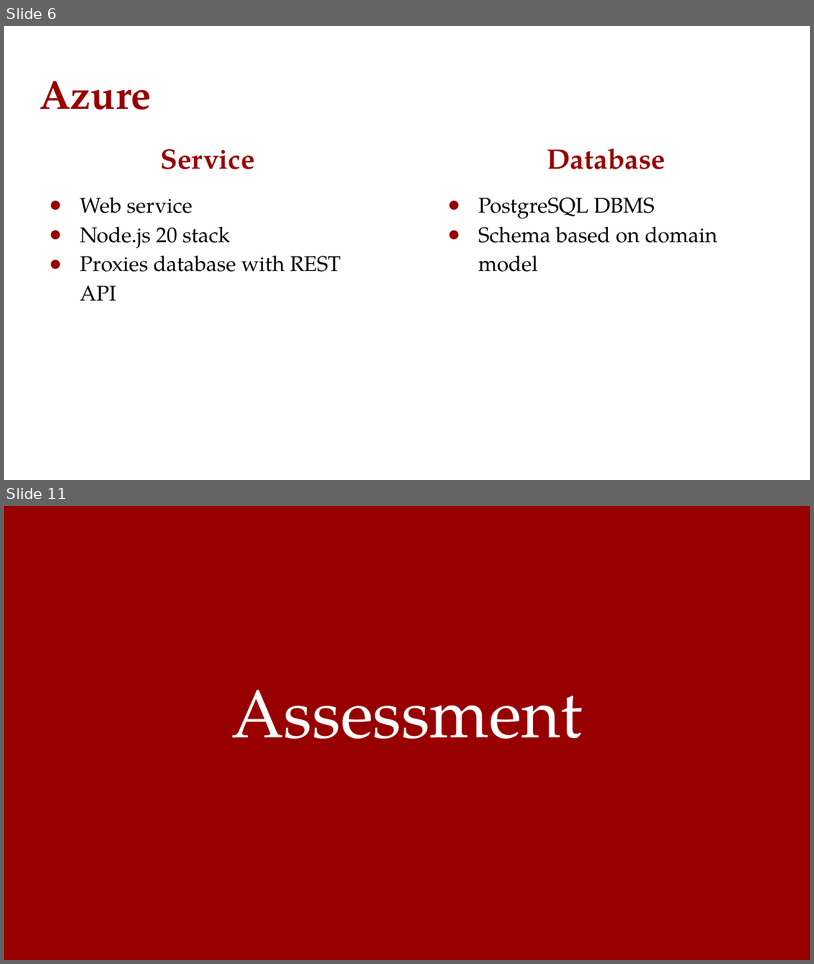
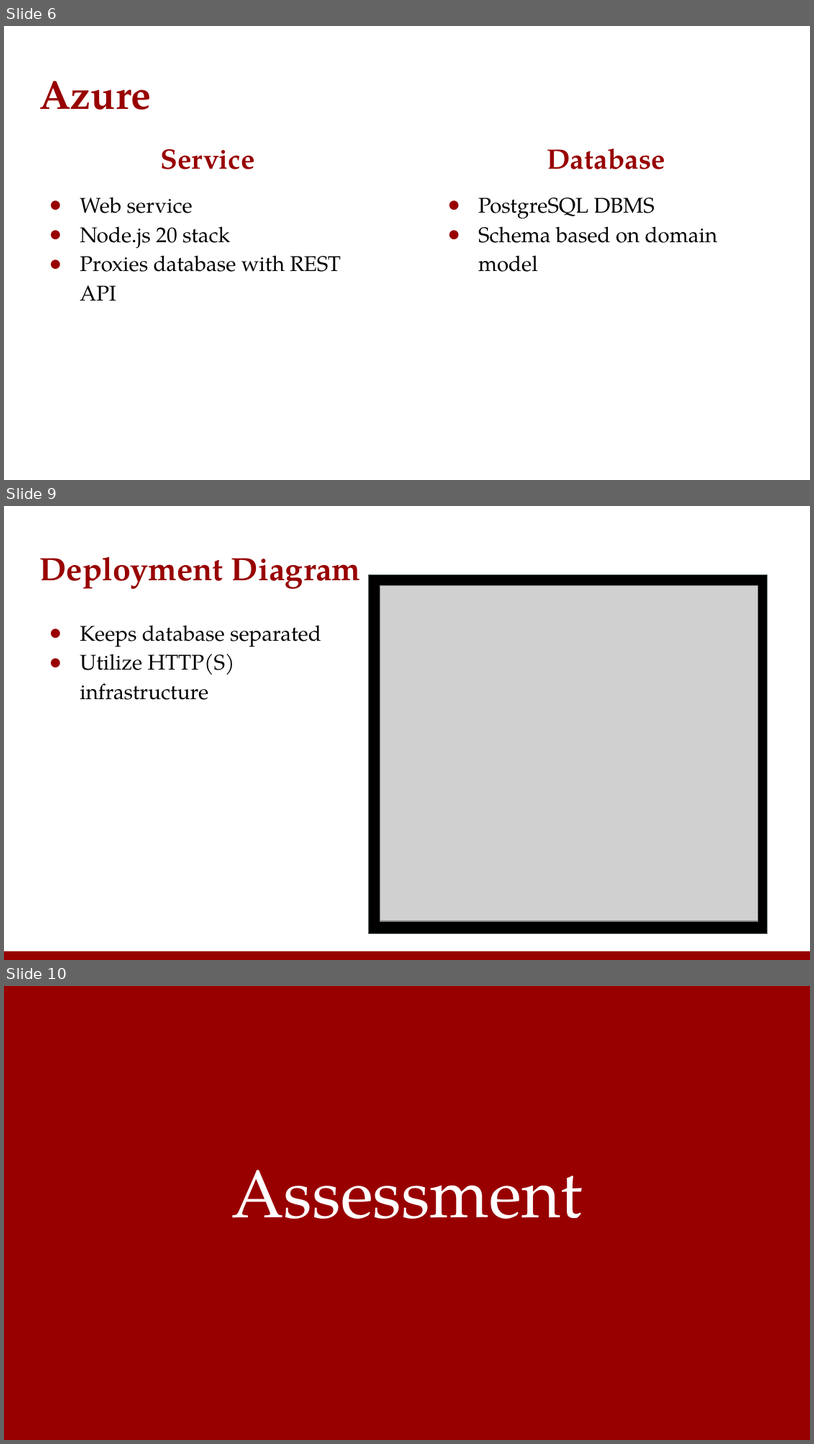
Before and after one commit to KnightBites/KnightBites-Project, a slide deck: KnightBites Presentation.pptx. Shown one above the other, each under a label of ours: slides 6 and 11 before the commit, slides 6, 9 and 10 after it; the slides between them are not shown. The pictures are 814x964 and 814x1444 pixels, drawn with LibreOffice and Linux fonts; fonts in the diff are those of the drawing; grey boxes stand for pictures. Boxes give left, top, right and bottom in pixels: in the first picture for what was removed or moved away, otherwise in the second. Text is boxed around its words. In the diff, an @@ line names an element or a change of style, - is before the commit and + after.

```diff
--- a/KnightBites Presentation.pptx
+++ b/KnightBites Presentation.pptx
@@ slide 9 added at (4,506,810,960), background #FFFFFF @@
@@ title added at (39,556,361,589), 28.8 pt, text #980000, bold @@
+Deployment Diagram
@@ rectangle added at (368,574,768,934), fill #000000, outline #5E696C 0.75 pt @@
@@ picture added at (381,586,758,921) @@
@@ text added at (80,625,322,700), 19 pt, text #000000 @@
+● Keeps database separated
+● Utilize HTTP(S) infrastructure
@@ rectangle added at (4,951,810,960), fill #980000 @@
@@ what was slide 11 is now slide 10 @@
```
Also in this commit, not shown: 6 slides changed, 2 other slides added, 4 slides removed.
